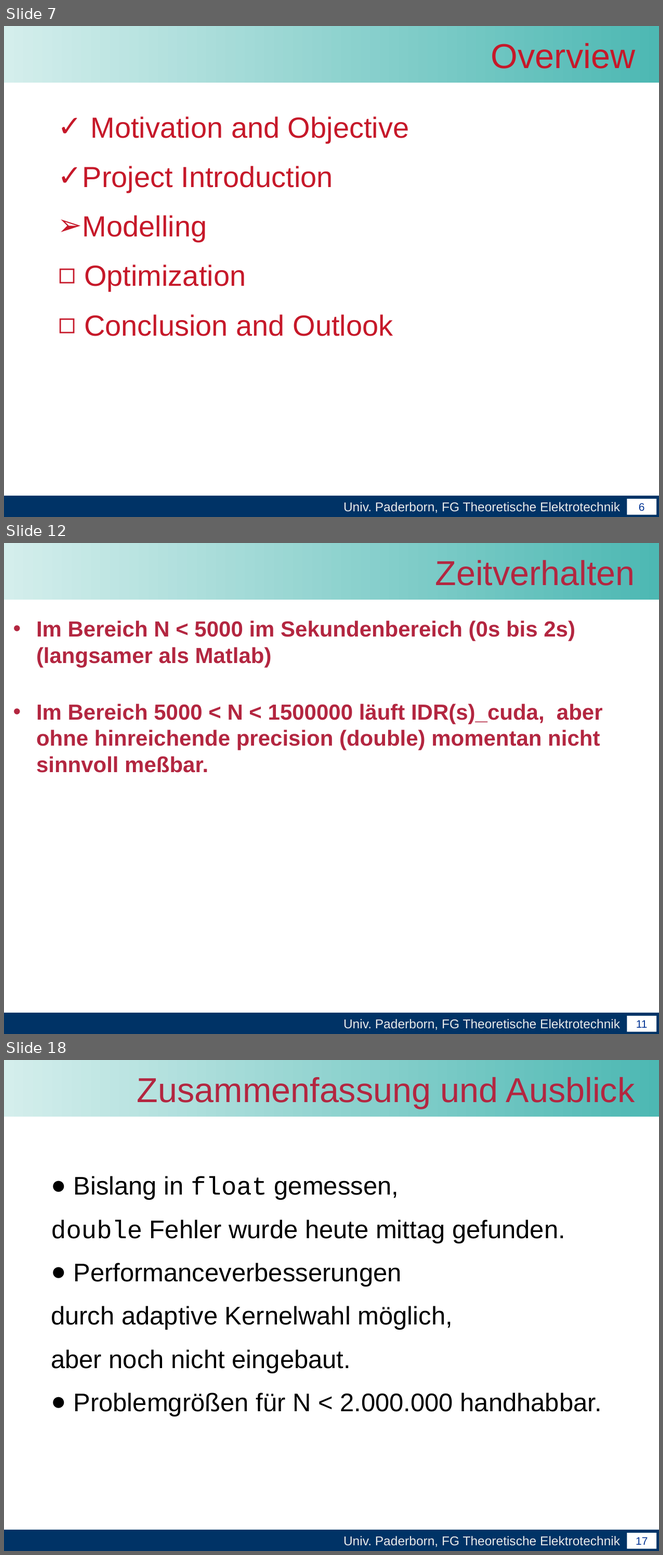
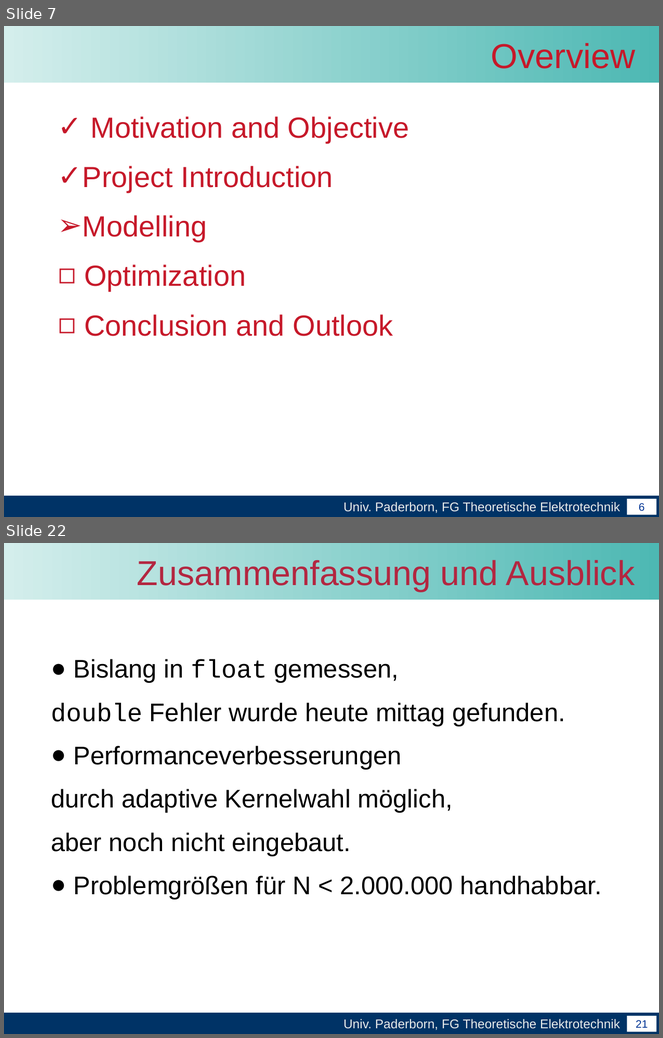
Before and after one commit to leonard117/arbeittet, a slide deck: Master_arbeit/word/Abschlussvortrag der Masterarbeit.pptx. Shown one above the other, each under a label of ours: slides 7, 12 and 18 before the commit, slides 7 and 22 after it; the slides between them are not shown. The pictures are 663x1555 and 663x1038 pixels, drawn with LibreOffice and Linux fonts; fonts in the diff are those of the drawing; background and template pictures are left out. Boxes give left, top, right and bottom in pixels: in the first picture for what was removed or moved away, otherwise in the second. Text is boxed around its words. In the diff, an @@ line names an element or a change of style, - is before the commit and + after.

```diff
--- a/Master_arbeit/word/Abschlussvortrag der Masterarbeit.pptx
+++ b/Master_arbeit/word/Abschlussvortrag der Masterarbeit.pptx
@@ slide 12 removed at [4,543,659,1034], background #FFFFFF; not listed: 4 template elements that a slide beside it also shows @@
@@ title removed at [436,560,635,586] @@
-Zeitverhalten
@@ text removed at [36,620,603,773] @@
-• Im Bereich N < 5000 im Sekundenbereich (0s bis 2s) (langsamer als Matlab)
-• Im Bereich 5000 < N < 1500000 läuft IDR(s)_cuda, aber ohne hinreichende precision (double) momentan nicht sinnvoll meßbar.
@@ what was slide 18 is now slide 22 @@
@@ page number at [636,1020,648,1028]: text changed @@
-17
+21
```
Also in this commit, not shown: 3 slides changed, 14 slides added, 13 other slides removed.
